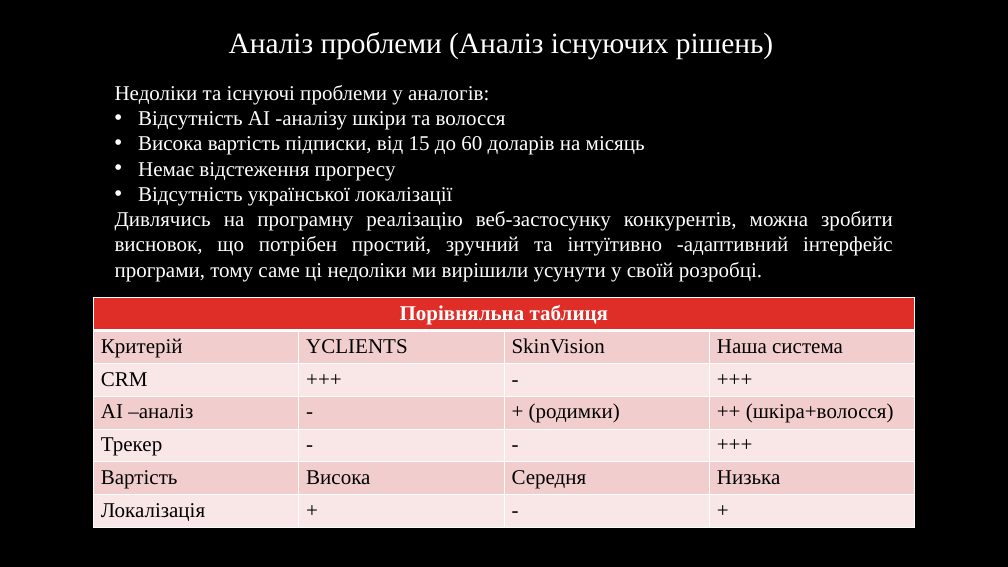
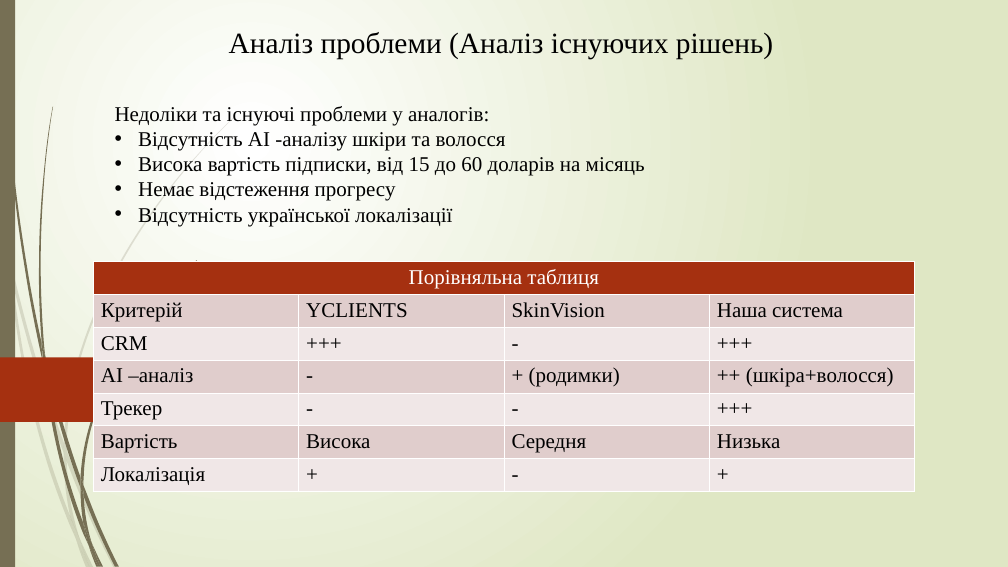
Before and after one commit to NureSheikoAndrii/2026_kkp-project, a slide deck: slide 4 of 2026_Б_ПІ_ПЗПІ-23-7_Шейко_А_О.pptx. Drawn at 1008x567 pixels with LibreOffice and Linux fonts; fonts in the diff are those of the drawing; background and template pictures are left out. Boxes give left, top, right and bottom in pixels: in the first picture for what was removed or moved away, otherwise in the second. Text is boxed around its words. In the diff, an @@ line names an element or a change of style, - is before the commit and + after.

```diff
--- a/2026_Б_ПІ_ПЗПІ-23-7_Шейко_А_О.pptx
+++ b/2026_Б_ПІ_ПЗПІ-23-7_Шейко_А_О.pptx
@@ background #000000 to gradient #FFFFFF to #DFE8C4 @@
@@ rectangle added at (0, 0, 15, 567), fill #766F54 @@
@@ text "Аналіз проблеми (Аналіз існуючих рішень)" at (229, 32, 773, 59): text colour #FFFFFF to #000000 @@
@@ text "Недоліки та існуючі проблеми у ..." at (115, 106, 645, 226): text colour #FFFFFF to #000000 @@
@@ text "Недоліки та існуючі проблеми у ...": place and size @@
-text "Недоліки та існуючі проблеми у ..." at (115, 85, 893, 281)
+text "Недоліки та існуючі проблеми у ..." at (115, 106, 645, 226)
@@ text at (115, 211, 893, 281): paragraph removed @@
-Дивлячись на програмну реалізацію веб-застосунку конкурентів, можна зробити висновок, що потрібен простий, зручний та інтуїтивно -адаптивний інтерфейс програми, тому саме ці недоліки ми вирішили усунути у своїй розробці.
@@ table at (93, 262, 916, 491) @@
@@ fill #DF2E28 to #A53010 in row 1, column 1 @@
@@ fill #F3CDCD to #E1CDCC in 12 cells @@
@@ fill #F9E8E8 to #F0E8E7 in 12 cells @@
@@ bold off in "Порівняльна таблиця" @@
@@ table: place and size @@
-table at (93, 298, 916, 527)
+table at (93, 262, 916, 491)
@@ freeform shape added at (0, 358, 144, 422), fill #A53010 @@
@@ group added at (0, 116, 236, 567): 10 freeform shapes @@
@@ group added at (2, 0, 197, 567): 12 freeform shapes @@
```
Also in this commit, not shown: 12 other slides changed, 4 slides added, 2 slides removed.
